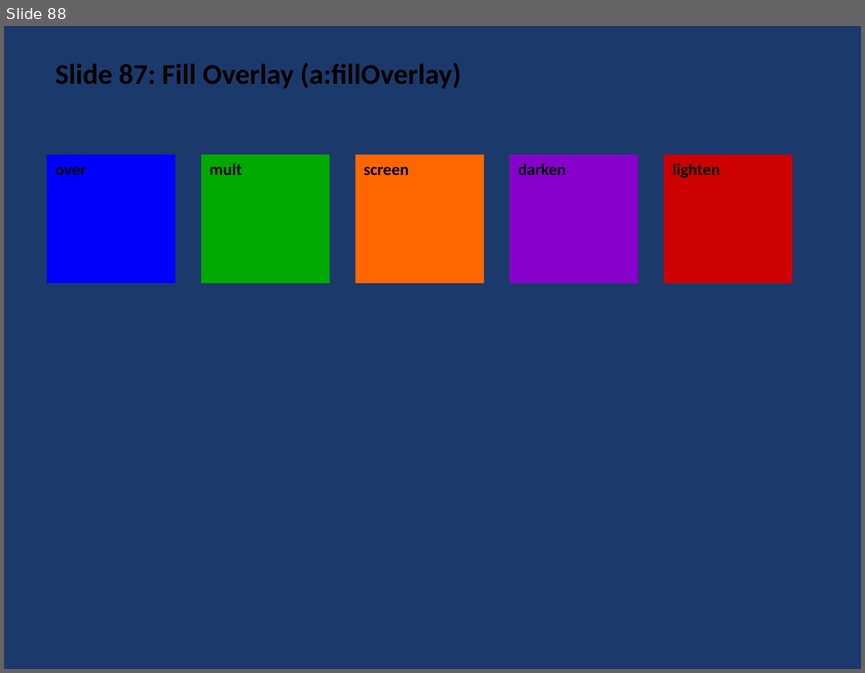
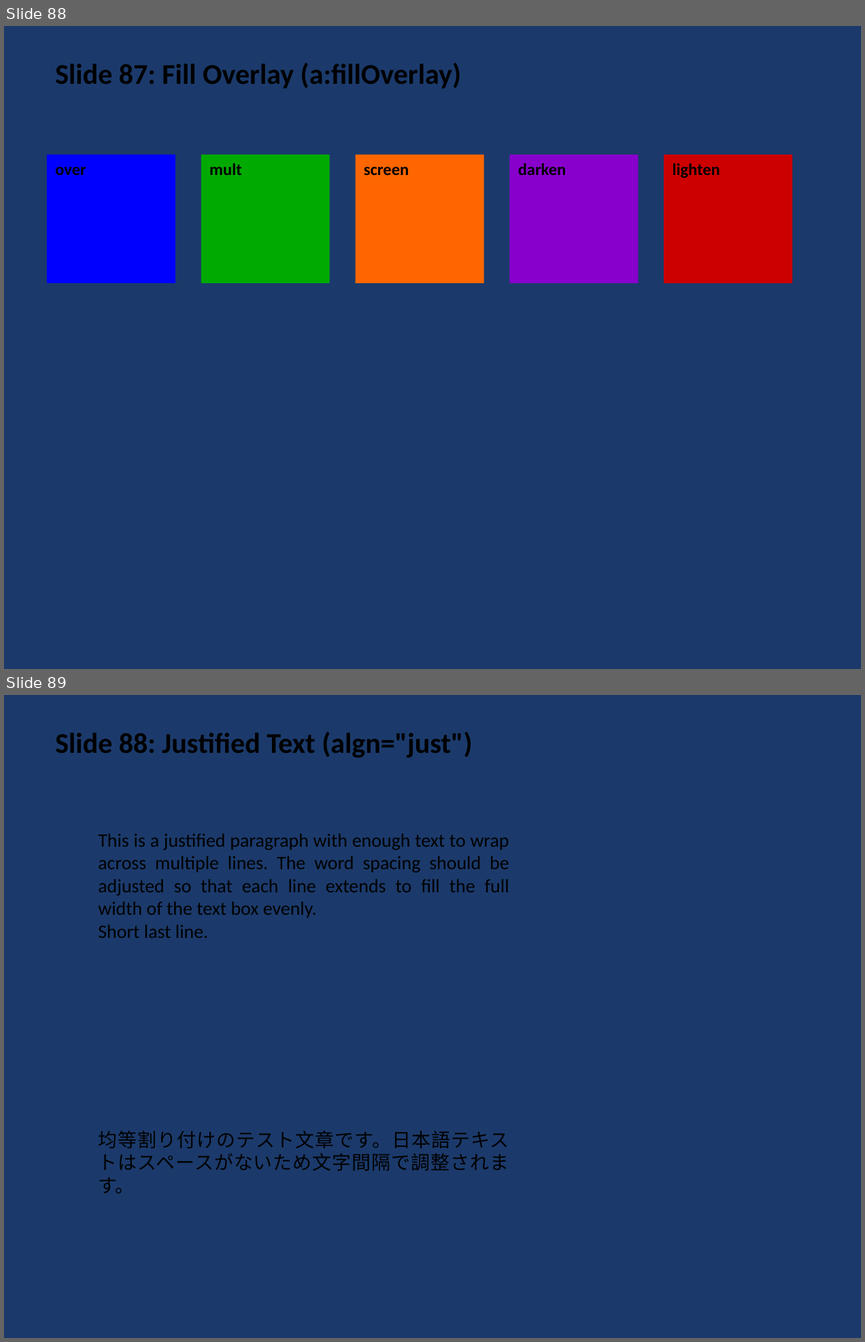
Before and after one commit to t-ujiie-g/pptx-svg, a slide deck: test_fixtures/test_features.pptx. Shown one above the other, each under a label of ours: slide 88 before the commit, slides 88 and 89 after it. The pictures are 865x673 and 865x1342 pixels, drawn with LibreOffice and Linux fonts; fonts in the diff are those of the drawing. Boxes give left, top, right and bottom in pixels: in the first picture for what was removed or moved away, otherwise in the second. Text is boxed around its words. In the diff, an @@ line names an element or a change of style, - is before the commit and + after.

```diff
--- a/test_fixtures/test_features.pptx
+++ b/test_fixtures/test_features.pptx
@@ slide 89 added at (x1=4, y1=695, x2=861, y2=1338), background #1B3A6B @@
@@ text added at (x1=55, y1=732, x2=472, y2=758), 24 pt, text #000000, bold @@
+Slide 88: Justified Text (algn="just")
@@ text added at (x1=98, y1=833, x2=509, y2=938), 16 pt, text #000000 @@
+This is a justified paragraph with enough text to wrap across multiple lines. The word spacing should be adjusted so that each line extends to fill the full width of the text box evenly.
+Short last line.
@@ text added at (x1=98, y1=1130, x2=509, y2=1193), 16 pt, text #000000 @@
+均等割り付けのテスト文章です。日本語テキストはスペースがないため文字間隔で調整されます。
```
Also in this commit, not shown: 7 other files.
